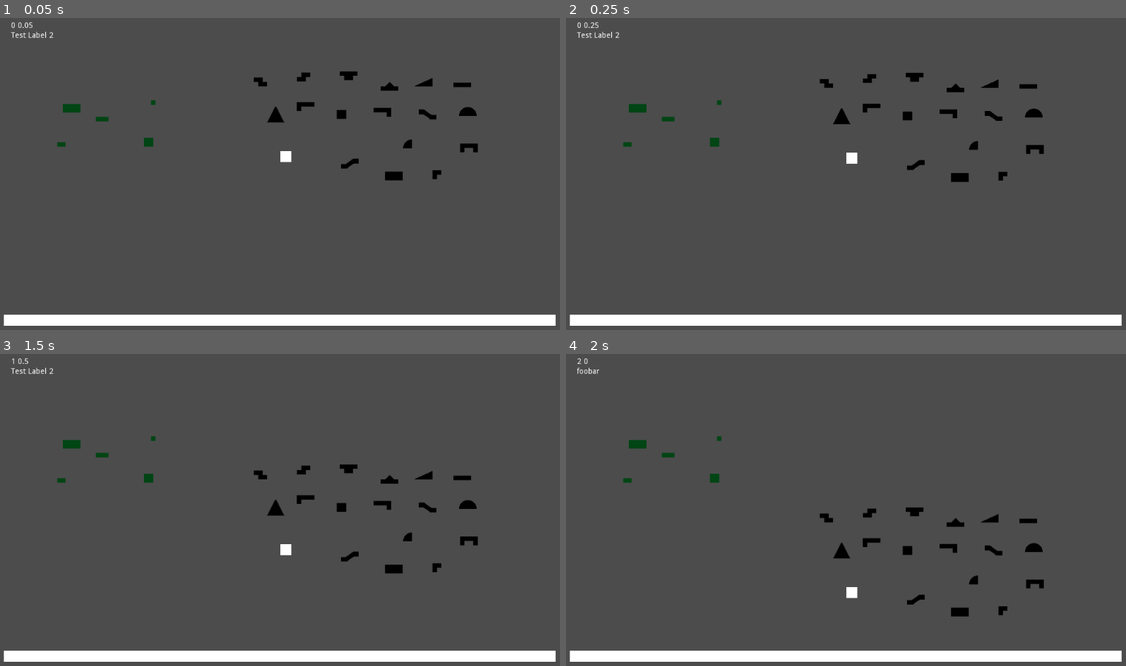
Above: before the commit, frames 1-4 (two rows, left to right).
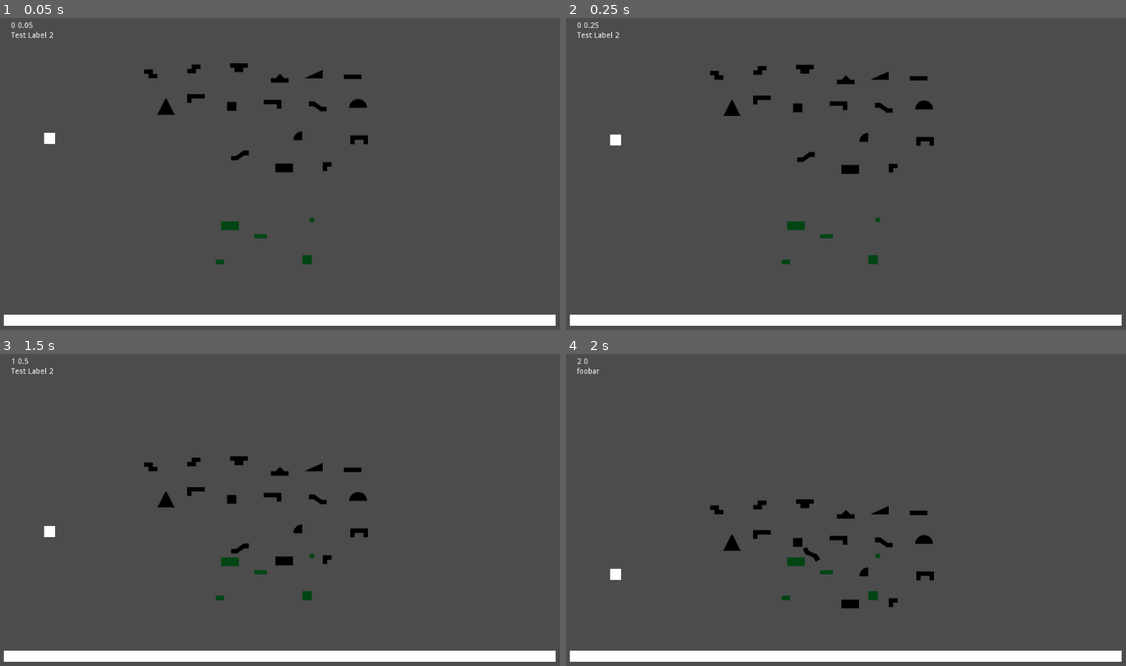
Above: after the commit, the same moments.

Repository: ajahar/FGJ_2020
Game: Godot game, scene res://Scenes/Antti.tscn
Same seed, same stepped clock (60 frames per second), same inputs: the game is played once before the commit and once after it. This scene is started directly instead of the project's main scene.
Inputs:
- Up to frame 1 (0.05 s): no input
- Up to frame 2 (0.25 s): no input
- Up to frame 3 (1.5 s): no input
- Up to frame 4 (2 s): no input

The runs differ from the first frame. In frame 1, 2.5% of the frame differs, in the area x 7-86%, y 14-80%; in frame 2, 2.5%; in frame 3, 2.5%; in frame 4, 2.5%.

Commit message:
Add example blocks to Play scene

Diff:
--- a/Play.tscn
+++ b/Play.tscn
@@ -1,7 +1,9 @@
-[gd_scene load_steps=7 format=2]
+[gd_scene load_steps=9 format=2]
 
 [ext_resource path="res://Blocks/TestBlock.tscn" type="PackedScene" id=1]
 [ext_resource path="res://Systems/GUI.tscn" type="PackedScene" id=2]
+[ext_resource path="res://Blocks/Block_L_Left.tscn" type="PackedScene" id=3]
+[ext_resource path="res://Ground/Ground_1_1.tscn" type="PackedScene" id=4]
 
 [sub_resource type="RectangleShape2D" id=1]
 extents = Vector2( 40, 40 )
@@ -40,3 +42,9 @@
 
 [node name="MeshInstance2D" type="MeshInstance2D" parent="StaticBody2D"]
 mesh = SubResource( 4 )
+
+[node name="Ground_1_1" parent="." instance=ExtResource( 4 )]
+position = Vector2( 529, 295 )
+
+[node name="Block_L_Left" parent="." instance=ExtResource( 3 )]
+position = Vector2( 524, 225 )
--- a/Scenes/Antti.tscn
+++ b/Scenes/Antti.tscn
@@ -47,72 +47,73 @@
 mesh = SubResource( 2 )
 
 [node name="TestBlock" parent="." instance=ExtResource( 1 )]
-position = Vector2( 518.419, 264.844 )
+position = Vector2( 89.9382, 231.696 )
 
 [node name="Blocks" type="Node2D" parent="."]
+position = Vector2( 451.807, 163.289 )
 
 [node name="Block_2_2" parent="Blocks" instance=ExtResource( 7 )]
-position = Vector2( 618.461, 189.294 )
+position = Vector2( -32.2404, 11.2715 )
 
 [node name="Block_2_4" parent="Blocks" instance=ExtResource( 4 )]
-position = Vector2( 713.792, 301.35 )
+position = Vector2( 63.091, 123.328 )
 
 [node name="Block_Angle" parent="Blocks" instance=ExtResource( 5 )]
-position = Vector2( 791.981, 298.005 )
+position = Vector2( 141.279, 119.983 )
 
 [node name="Block_C" parent="Blocks" instance=ExtResource( 3 )]
-position = Vector2( 849.681, 248.249 )
+position = Vector2( 198.98, 70.2266 )
 
 [node name="Block_Half_Moon" parent="Blocks" instance=ExtResource( 6 )]
-position = Vector2( 848.009, 183.022 )
+position = Vector2( 197.308, 4.99976 )
 
 [node name="Block_I_1_4" parent="Blocks" instance=ExtResource( 18 )]
-position = Vector2( 837.974, 134.52 )
+position = Vector2( 187.273, -43.5022 )
 
 [node name="Block_L_Left" parent="Blocks" instance=ExtResource( 8 )]
-position = Vector2( 554.07, 172.987 )
+position = Vector2( -96.631, -5.03513 )
 
 [node name="Block_L_Right" parent="Blocks" instance=ExtResource( 17 )]
-position = Vector2( 692.886, 183.44 )
+position = Vector2( 42.185, 5.41788 )
 
 [node name="Block_S" parent="Blocks" instance=ExtResource( 13 )]
-position = Vector2( 633.931, 276.681 )
+position = Vector2( -16.7701, 98.6587 )
 
 [node name="Block_Slice" parent="Blocks" instance=ExtResource( 9 )]
-position = Vector2( 739.716, 241.977 )
+position = Vector2( 89.0145, 63.9547 )
 
 [node name="Block_Spike" parent="Blocks" instance=ExtResource( 11 )]
-position = Vector2( 705.848, 139.119 )
+position = Vector2( 55.1468, -38.9029 )
 
 [node name="Block_S_Mirror" parent="Blocks" instance=ExtResource( 14 )]
-position = Vector2( 774.838, 187.203 )
+position = Vector2( 124.137, 9.18097 )
 
 [node name="Block_Triangle" parent="Blocks" instance=ExtResource( 10 )]
-position = Vector2( 499.714, 187.203 )
+position = Vector2( -150.987, 9.18097 )
 
 [node name="Block_Triangle_2_4" parent="Blocks" instance=ExtResource( 19 )]
-position = Vector2( 767.73, 128.248 )
+position = Vector2( 117.029, -49.774 )
 
 [node name="Block_T_1_2_4" parent="Blocks" instance=ExtResource( 15 )]
-position = Vector2( 631.841, 116.959 )
+position = Vector2( -18.8605, -61.0633 )
 
 [node name="Block_Z" parent="Blocks" instance=ExtResource( 12 )]
-position = Vector2( 550.307, 121.14 )
+position = Vector2( -100.394, -56.882 )
 
 [node name="Block_Z_Mirror" parent="Blocks" instance=ExtResource( 16 )]
-position = Vector2( 472.119, 129.084 )
+position = Vector2( -178.583, -48.9377 )
 
 [node name="Ground_1_1" parent="." instance=ExtResource( 23 )]
-position = Vector2( 277.796, 154.682 )
+position = Vector2( 565.087, 368.308 )
 
 [node name="Ground_1_2" parent="." instance=ExtResource( 20 )]
-position = Vector2( 111.817, 231.039 )
+position = Vector2( 399.108, 444.666 )
 
 [node name="Ground_1_3" parent="." instance=ExtResource( 21 )]
-position = Vector2( 185.665, 184.795 )
+position = Vector2( 472.956, 398.421 )
 
 [node name="Ground_2_2" parent="." instance=ExtResource( 22 )]
-position = Vector2( 268.834, 231.039 )
+position = Vector2( 556.125, 444.666 )
 
 [node name="Ground_2_3" parent="." instance=ExtResource( 24 )]
-position = Vector2( 129.742, 169.38 )
+position = Vector2( 417.032, 383.006 )
